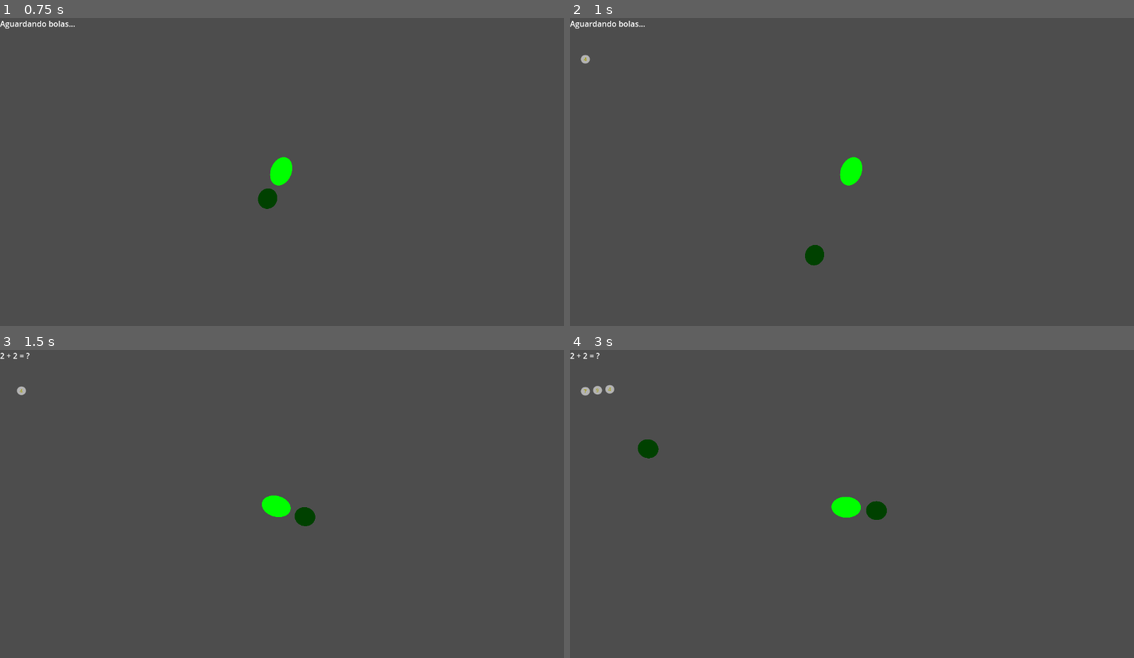
Above: before the commit, frames 1-4 (two rows, left to right).
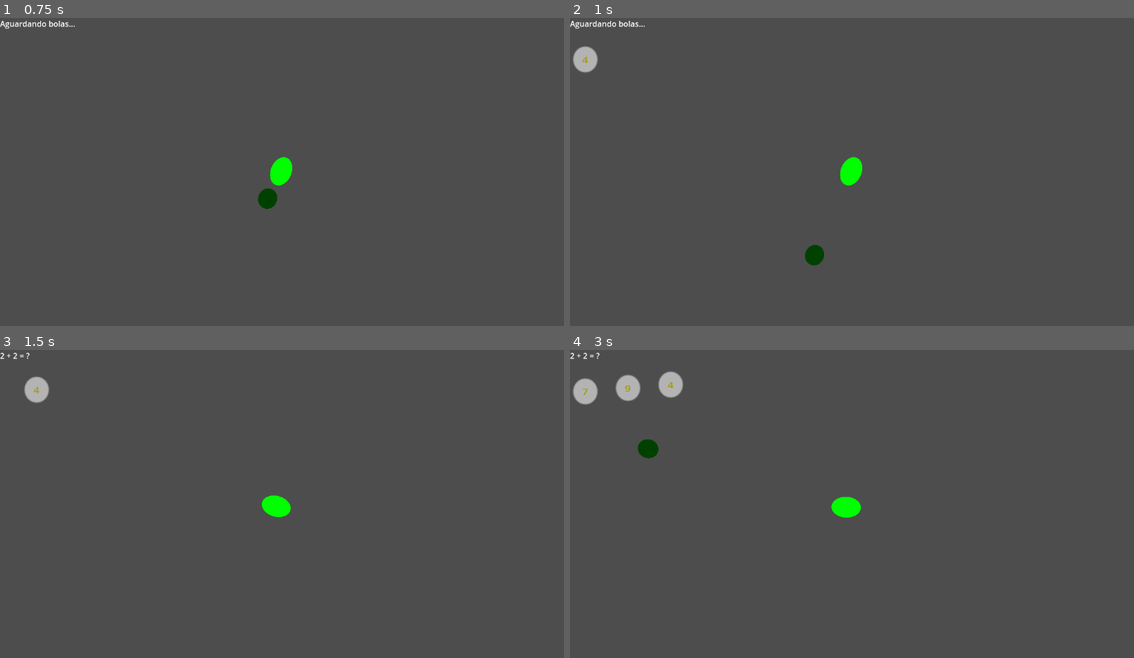
Above: after the commit, the same moments.

Repository: Lucas-Leal-Oliveira05/sapuada
Game: Godot game, scene res://scenes/fase 1 certo.tscn
The game is run twice, just before and just after one commit, with the same random seed, the same clock (stepped at 60 frames per second) and the same inputs. This scene is started directly instead of the project's main scene.
Inputs (mouse positions are in pixels of both pictures, inside the frame that each line leads up to):
- Up to frame 1 (0.75 s): tap Enter at 0.5 s; move the mouse to (253, 239) at 0.52 s; click (253, 239) at 0.67 s
- Up to frame 2 (1 s): no input
- Up to frame 3 (1.5 s): move the mouse to (451, 556) at 1.27 s; click (451, 556) at 1.42 s
- Up to frame 4 (3 s): move the mouse to (682, 460) at 2.02 s; click (682, 460) at 2.17 s; move the mouse to (880, 507) at 2.77 s; click (880, 507) at 2.92 s

Frame 1 is identical in both runs. In frame 2, 0.3% of the frame differs, in the area x 0-5%, y 9-18%; in frame 3, 0.5%; in frame 4, 1.1%, in the area x 0-57%, y 6-56%.

Commit message:
Gameplay 1
gameplay praticamente completa

Diff:
--- a/sapuada/scenes/bolas.tscn
+++ b/sapuada/scenes/bolas.tscn
@@ -4,28 +4,29 @@
 [ext_resource type="Texture2D" uid="uid://bk8ur5pdl6f2v" path="res://assets/bolas.svg" id="2_7rxq1"]
 
 [sub_resource type="CircleShape2D" id="CircleShape2D_6ecr2"]
-radius = 33.0606
+radius = 100.02
 
 [node name="bolas" type="Area2D"]
 script = ExtResource("1_c2227")
 
 [node name="Sprite2D" type="Sprite2D" parent="."]
-position = Vector2(168, 72)
-scale = Vector2(2.87028, 2.752)
+position = Vector2(450, 222)
+scale = Vector2(7.74011, 8.25045)
 texture = ExtResource("2_7rxq1")
 
 [node name="CollisionShape2D" type="CollisionShape2D" parent="."]
-position = Vector2(1, -3)
+position = Vector2(0, -3)
 shape = SubResource("CircleShape2D_6ecr2")
 
 [node name="numero" type="Label" parent="."]
 unique_name_in_owner = true
 modulate = Color(0.948007, 0.902399, 1.54018e-06, 1)
 self_modulate = Color(0.679402, 0.679402, 0, 1)
-offset_left = -23.0
-offset_top = -30.0
-offset_right = 25.0
-offset_bottom = 25.0
+offset_left = -86.0
+offset_top = -85.0
+offset_right = -4.0
+offset_bottom = 15.0
+scale = Vector2(2.11518, 1.75711)
 theme_override_font_sizes/font_size = 40
 horizontal_alignment = 1
 vertical_alignment = 1
--- a/sapuada/scenes/fase_1_certo.gd
+++ b/sapuada/scenes/fase_1_certo.gd
@@ -8,7 +8,7 @@
 var bolas = []  # Lista das bolas (nós MathBall)
 var game_over = false
 var resultado_atual:int = 0
-var spawn_delay = 2.0
+var spawn_delay = 2.5
 
 func _ready():
 	randomize()
@@ -23,7 +23,7 @@
 
 func spawn_ball():
 	var valor = randi_range(1, 10)
-	var velocidade = 100
+	var velocidade = 350
 
 	# Criar um PathFollow2D só pra essa bola
 	var follow = PathFollow2D.new()
@@ -133,19 +133,10 @@
 	return false
 
 func _on_bola_destroyed(value:int, ball_node: MathBall):
-	print("💥 Sinal recebido - Bola destruída:", value)
-
-	# Remove a bola específica que foi destruída
-	for i in range(bolas.size() - 1, -1, -1):
-		if bolas[i] == ball_node:
-			bolas.remove_at(i)
-			print("✅ Bola específica removida!")
-			break
-
-	print("Bolas restantes:", bolas.size())
-
 	if value == resultado_atual:
 		print("🎉 Acertou! Valor:", value)
+		# Agora sim: só destrói a bola SE acertou
+		ball_node.destroy()
 		gerar_equacao_baseada_em_bolas()
 	else:
 		print("❌ Errou! Valor:", value, "| Esperado:", resultado_atual)
--- a/sapuada/scenes/sapo.tscn
+++ b/sapuada/scenes/sapo.tscn
@@ -16,3 +16,6 @@
 [node name="boca" type="Marker2D" parent="."]
 unique_name_in_owner = true
 position = Vector2(83, 1)
+
+[node name="cd" type="Timer" parent="."]
+unique_name_in_owner = true
--- a/sapuada/scripts/bolas.gd
+++ b/sapuada/scripts/bolas.gd
@@ -1,7 +1,7 @@
 extends Area2D
 class_name MathBall
 
-signal ball_destroyed(value: int, ball_node: MathBall)  # Adiciona parâmetro
+signal ball_destroyed(value: int, ball_node: MathBall)  # usado só para "acerto/erro" ao ser atingida
 
 var ball_value: int = 0
 var movement_speed: float = 80.0
@@ -18,9 +18,11 @@
 	if path_follow:
 		path_follow.progress += movement_speed * delta
 		global_position = path_follow.global_position
+		# sem rotação: path_follow.rotates = false já está setado na fase
 
+		# chegou ao fim do caminho → apenas destruir, sem emitir "ball_destroyed"
 		if path_follow.progress_ratio >= 1.0:
-			destroy()
+			_clean_and_free()
 
 func setup(path_follow_node: PathFollow2D, value: int, speed: float):
 	path_follow = path_follow_node
@@ -29,15 +31,19 @@
 	if label:
 		label.text = str(ball_value)
 
+# <<< IMPORTANTE: NÃO emitir sinal aqui >>>
 func destroy():
-	# EMITE O SINAL COM A REFERÊNCIA DA BOLA
-	ball_destroyed.emit(ball_value, self)
+	_clean_and_free()
 
-	# Destrói a bola e seu path_follow
+func _clean_and_free():
 	if is_instance_valid(path_follow):
 		path_follow.queue_free()
 	queue_free()
 
-func _on_area_entered(area):
+func _on_area_entered(area: Area2D) -> void:
 	if area.is_in_group("lingua"):
-		destroy()
+		# avisa a fase que a bola foi atingida
+		ball_destroyed.emit(ball_value, self)
+
+		# a língua deve desaparecer sempre, independente se acertou ou não
+		area.queue_free()
--- a/sapuada/scripts/lingua.gd
+++ b/sapuada/scripts/lingua.gd
@@ -1,16 +1,25 @@
 extends Area2D
 
-var distancia = 0
+@export var velocidade := 1000
+var direcao := Vector2.ZERO
 
-func _physics_process(delta):
-	const velocidade = 1000
-	const range = 1500
-	#movimento do projetil
-	var direction = Vector2.RIGHT.rotated(rotation)
-	position += direction * velocidade * delta
+func _ready():
+	# faz a língua andar para frente na direção inicial
+	direcao = Vector2.RIGHT.rotated(rotation)
 
-	distancia += velocidade * delta
+func _process(delta):
+	position += direcao * velocidade * delta
 
-	#faz projetil sumir (substuir por fazer a lingua voltar)
-	if distancia > range:
+	if position.length() > 2000:
 		queue_free()
+
+func _on_area_entered(area: Area2D):
+	if area is MathBall:
+		# só dispara o sinal se for bola
+		area.verificar_acerto()  # método no MathBall que decide se some ou não
+		# depois de encostar em qualquer bola → some
+		queue_free()
+
+func _on_body_entered(body: Node):
+	# caso colida com algo sólido, também some
+	queue_free()
--- a/sapuada/scripts/sapo.gd
+++ b/sapuada/scripts/sapo.gd
@@ -1,17 +1,29 @@
 extends Node2D
+
+@export var linguada_cooldown := 0.8   # tempo em segundos entre linguadas
+var cd_lingua := true
 
 func _process(delta):
 	# Faz o sapo olhar para o mouse
 	look_at(get_global_mouse_position())
 
 func linguada():
+	if not cd_lingua:
+		return  # ainda em cooldown
+
+	# instancia a língua
 	const lingua = preload("res://scenes/lingua.tscn")
 	var new_lingua = lingua.instantiate()
 	new_lingua.global_position = %boca.global_position
 	new_lingua.global_rotation = %boca.global_rotation
 	%boca.add_child(new_lingua)
 
+	# inicia cooldown
+	cd_lingua = false
+	await get_tree().create_timer(linguada_cooldown).timeout
+	cd_lingua = true
+
 func _input(event):
-	#clique do mouse faz dar linguada
+	# clique do mouse faz dar linguada
 	if event is InputEventMouseButton and event.pressed and event.button_index == MOUSE_BUTTON_LEFT:
 		linguada()
